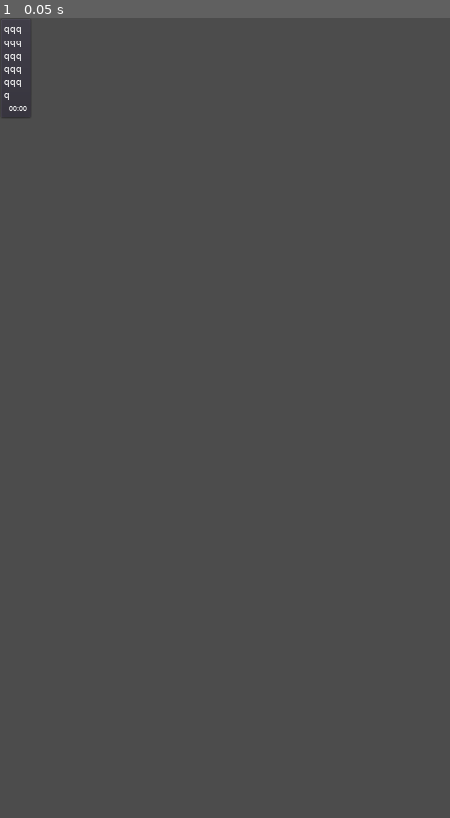
Above: before the commit, frame 1.
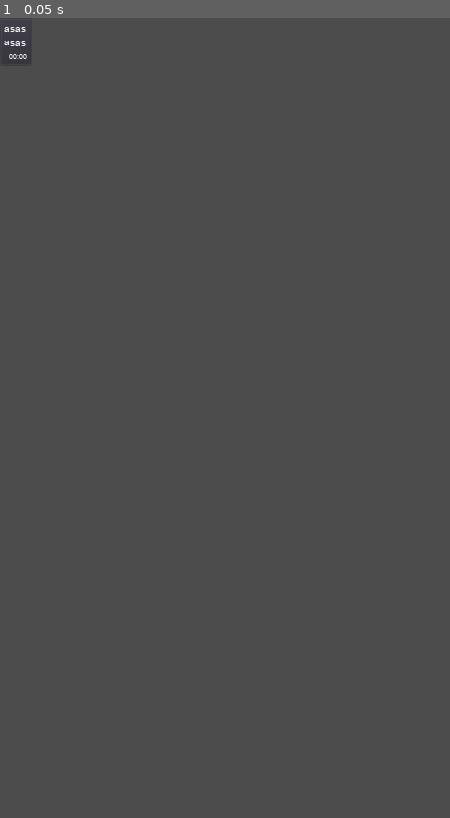
Above: after the commit, the same moment.

Repository: LeshaLukash/The-Chat-Prototype
Game: Godot game, scene res://message.tscn
Two runs of this game, one before a commit and one after it. Both use one fixed random seed, a clock stepped at 60 frames per second and the inputs below.
Inputs:
- Up to frame 1 (0.05 s): no input

The runs differ from the first frame. In frame 1, 0.1% of the frame differs, in the area x 0-7%, y 1-13%.
Error before the commit: Invalid set index 'bbcode_text' (on base: 'null instance') with value of type 'String'. (res://message.gd:33)

Commit message:
Message
Исправил работу кода при запуске проекта; начал подготовку кода для динамического отслеживания размеров текста

Diff:
--- a/main.tscn
+++ b/main.tscn
@@ -1,6 +1,7 @@
-[gd_scene load_steps=2 format=2]
+[gd_scene load_steps=3 format=2]
 
 [ext_resource path="res://theme.tres" type="Theme" id=1]
+[ext_resource path="res://message.tscn" type="PackedScene" id=2]
 
 [node name="Main" type="Control"]
 anchor_right = 1.0
@@ -14,4 +15,11 @@
 
 [node name="VBoxContainer" type="VBoxContainer" parent="ScrollContainer"]
 margin_right = 720.0
+margin_bottom = 112.0
 size_flags_horizontal = 3
+
+[node name="Message" parent="ScrollContainer/VBoxContainer" instance=ExtResource( 2 )]
+
+[node name="Message2" parent="ScrollContainer/VBoxContainer" instance=ExtResource( 2 )]
+margin_top = 58.0
+margin_bottom = 112.0
--- a/message.gd
+++ b/message.gd
@@ -1,17 +1,14 @@
 tool
-extends Control
+extends PanelContainer
 
 const MESSAGE_MIN_SIZE_EMPTY := Vector2(51, 54)			# Мин. размер пустого сообщения без пометки
 const MESSAGE_MIN_SIZE_EDITED_EMPTY := Vector2(109, 54)	# Мин. размер пустого сообщения с пометкой
+const TEXT_MAX_LENGTH := 600
 
 export (String, MULTILINE) var text setget set_text		# Текст сообщения
 export (String) var time = "00:00" setget set_time		# Время отправки
 export (bool) var is_edited = false setget set_edited	# Пометка сообщения "изменено"
-
-
-func _process(_delta):
-	# Вывод на экран числа строк в $Panel/Text
-	$LinesCount.set_text("Число строк: " + String($Panel/Text.get_line_count()))
+export (DynamicFont) var message_font = preload("res://fonts/arial.tres")
 
 
 # Обновить текст/время сообщения, его размеры
@@ -21,28 +18,38 @@
 	var time_tags_start := "[right][font=fonts/arial_time.tres]"
 	var time_tags_end := "[/font][/right]"
 
+	# Сбрасываем мин. размер сообщения при изменении поля is_edited
+	# А также задаём приписку "изменено"
 	if is_edited:
 		rect_min_size = MESSAGE_MIN_SIZE_EDITED_EMPTY
 		time_formatted += ", изменено"
 	else:
 		rect_min_size = MESSAGE_MIN_SIZE_EMPTY
 
-	if text.empty():
-		rect_size = rect_min_size
+	var lines_count: int = text.count('\n') + 1 # Число строк в сообщении
+	print(text)
 
-	$Panel/Text.bbcode_text = text + time_tags_start + time_formatted + time_tags_end
+	# Записываем текст и время в поле сообщения
+	$Text.bbcode_text = text + time_tags_start + time_formatted + time_tags_end
+
+
+func get_string_pixel_length(string: String) -> Vector2:
+	return message_font.get_string_size(string).x
 
 
 func set_text(value: String):
 	text = value
-	update_message()
+	if Engine.is_editor_hint():
+		update_message()
 
 
 func set_time(value: String):
 	time = value
-	update_message()
+	if Engine.is_editor_hint():
+		update_message()
 
 
 func set_edited(value: bool):
 	is_edited = value
-	update_message()
+	if Engine.is_editor_hint():
+		update_message()
--- a/message.tscn
+++ b/message.tscn
@@ -3,36 +3,29 @@
 [ext_resource path="res://theme.tres" type="Theme" id=1]
 [ext_resource path="res://message.gd" type="Script" id=2]
 
-[node name="Message" type="Control"]
+[node name="Message" type="PanelContainer"]
 margin_right = 51.0
 margin_bottom = 54.0
 rect_min_size = Vector2( 51, 54 )
+size_flags_horizontal = 0
 theme = ExtResource( 1 )
 script = ExtResource( 2 )
-text = "qqqqqqqqqqqqqqqq"
+text = "asas
+asas"
 
-[node name="Panel" type="PanelContainer" parent="."]
-anchor_right = 1.0
-anchor_bottom = 1.0
-rect_min_size = Vector2( 51, 54 )
-
-[node name="Text" type="RichTextLabel" parent="Panel"]
+[node name="Text" type="RichTextLabel" parent="."]
 margin_left = 7.0
 margin_top = 7.0
 margin_right = 44.0
-margin_bottom = 107.0
+margin_bottom = 67.0
 rect_min_size = Vector2( 37, 40 )
 rect_clip_content = false
 focus_mode = 2
 bbcode_enabled = true
-bbcode_text = "qqqqqqqqqqqqqqqq[right][font=fonts/arial_time.tres]00:00[/font][/right]"
-text = "qqqqqqqqqqqqqqqq00:00"
+bbcode_text = "asas
+asas[right][font=fonts/arial_time.tres]00:00[/font][/right]"
+text = "asas
+asas00:00"
 fit_content_height = true
 scroll_active = false
 selection_enabled = true
-
-[node name="LinesCount" type="Label" parent="."]
-margin_top = -79.0
-margin_right = 94.0
-margin_bottom = -57.0
-text = "Число строк: 2"
--- a/project.godot
+++ b/project.godot
@@ -19,8 +19,8 @@
 window/size/width=720
 window/size/height=1280
 window/size/resizable=false
-window/size/test_width=500
-window/size/test_height=500
+window/size/borderless=true
+window/size/fullscreen=true
 window/stretch/mode="2d"
 window/stretch/aspect="keep_width"
 
